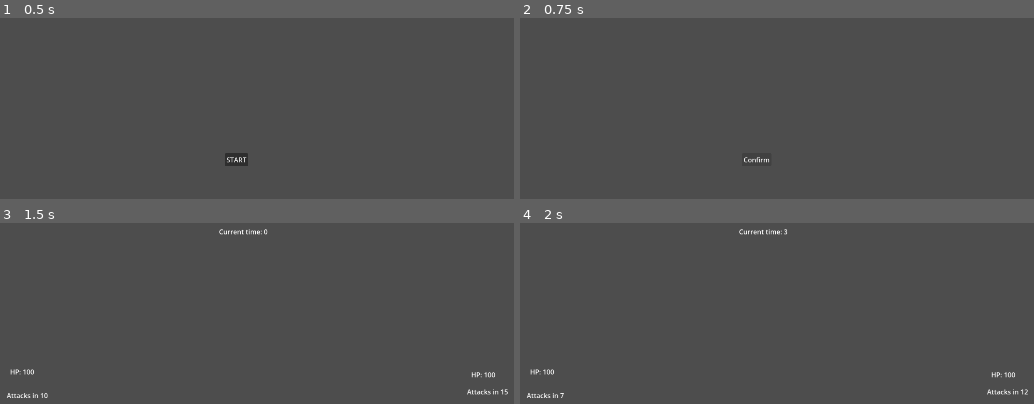
Above: before the commit, frames 1-4 (two rows, left to right).
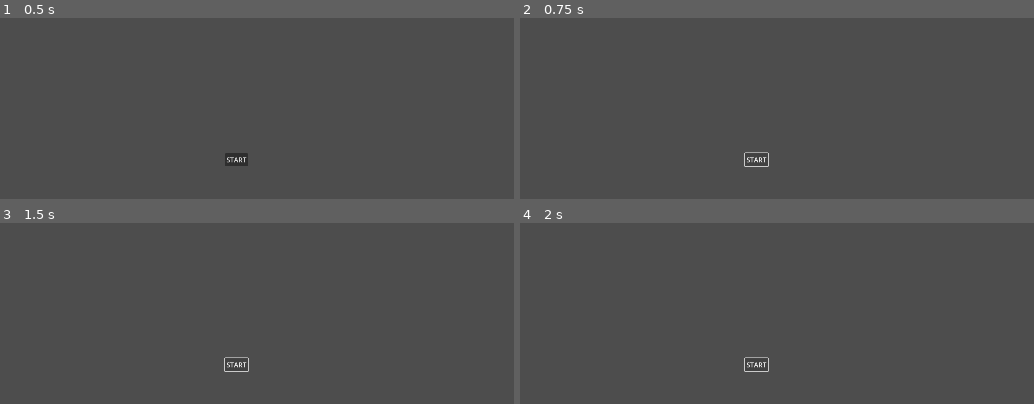
Above: after the commit, the same moments.

Repository: TheJustikar/piratesoftware-gamejam-16
Game: Godot game, scene res://Scenes/MainMenu/MainMenuScene.tscn
Same seed, same stepped clock (60 frames per second), same inputs: the game is played once before the commit and once after it.
Inputs (mouse positions are in pixels of both pictures, inside the frame that each line leads up to):
- Up to frame 1 (0.5 s): no input
- Up to frame 2 (0.75 s): click "START" at 0.5 s
- Up to frame 3 (1.5 s): click (236, 364) at 1.25 s, where only the run before the commit has a clickable "Confirm"
- Up to frame 4 (2 s): no input

Frame 1 is identical in both runs. In frame 2, 0.2% of the frame differs, in the area x 43-49%, y 74-83%; in frame 3, 0.7%, in the area x 1-99%, y 3-97%; in frame 4, 0.7%.
Error after the commit: Parse Error: Too few arguments for "new()" call. Expected at least 6 but received 5. (res://GameObjects/Global.gd:11)

Commit message:
add names

Diff:
--- a/GameObjects/Characters/BaseCharacter.gd
+++ b/GameObjects/Characters/BaseCharacter.gd
@@ -1,12 +1,14 @@
 class_name Character
 
+var name: String
 var health: int
 #Damage prevention in percent
 var defense: int
 var damage: int
 var hitRate: int
 
-func _init(health: int, defense: int, damage: int, hitRate: int) -> void:
+func _init(name: String, health: int, defense: int, damage: int, hitRate: int) -> void:
+	self.name = name
 	self.health = health
 	self.defense = defense
 	self.damage = damage
--- a/GameObjects/Characters/Enemies/BaseEnemy.gd
+++ b/GameObjects/Characters/Enemies/BaseEnemy.gd
@@ -1,4 +1,4 @@
 class_name Enemy extends Character
 
-func _init(health: int, defense: int, damage: int, hitRate: int) -> void:
-	super(health, defense, damage, hitRate)
+func _init(name: String, health: int, defense: int, damage: int, hitRate: int) -> void:
+	super(name, health, defense, damage, hitRate)
--- a/GameObjects/Characters/Player/BasePlayer.gd
+++ b/GameObjects/Characters/Player/BasePlayer.gd
@@ -1,6 +1,6 @@
 class_name Player extends Character
 
-func _init(upgrades: Array[Upgrade], health: int, defense: int, damage: int, hitRate: int) -> void:
+func _init(upgrades: Array[Upgrade], name: String, health: int, defense: int, damage: int, hitRate: int) -> void:
 	var actualHealth = health
 	var actualDefense = defense
 	var actualDamage = damage
@@ -10,4 +10,4 @@
 		actualDefense += upgrade.defense
 		actualDamage += upgrade.damage
 		actualHitRate += upgrade.hitRate
-	super(actualHealth, actualDefense, actualDamage, actualHitRate)
+	super(name, actualHealth, actualDefense, actualDamage, actualHitRate)
--- a/GameObjects/Upgrades/BaseUpgrade.gd
+++ b/GameObjects/Upgrades/BaseUpgrade.gd
@@ -1,12 +1,14 @@
 class_name Upgrade
 
+var name: String
 var health: int
 #Damage prevention in percent
 var defense: int
 var damage: int
 var hitRate: int
 
-func _init(health: int, defense: int, damage: int, hitRate: int) -> void:
+func _init(name: String, health: int, defense: int, damage: int, hitRate: int) -> void:
+	self.name = name
 	self.health = health
 	self.defense = defense
 	self.damage = damage
